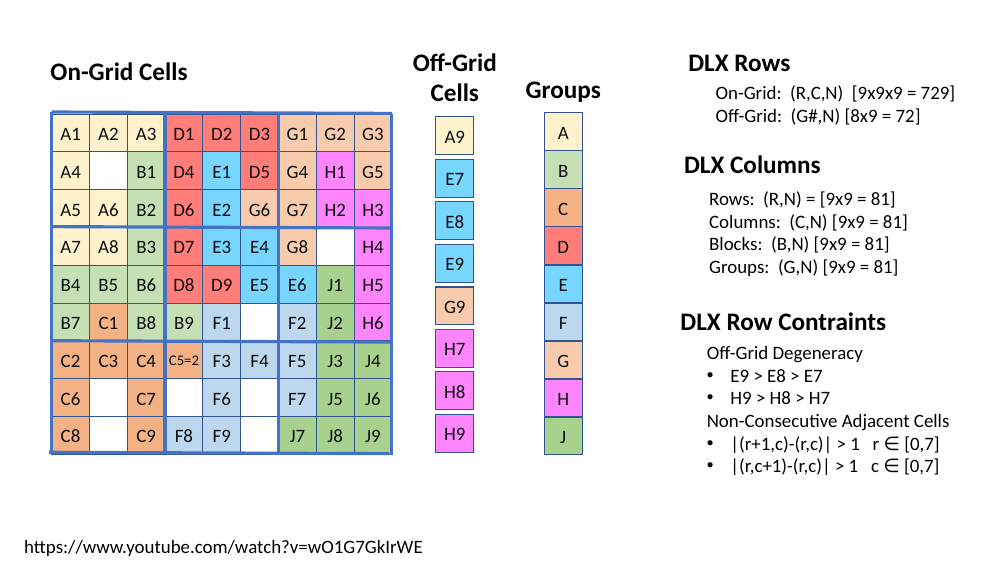
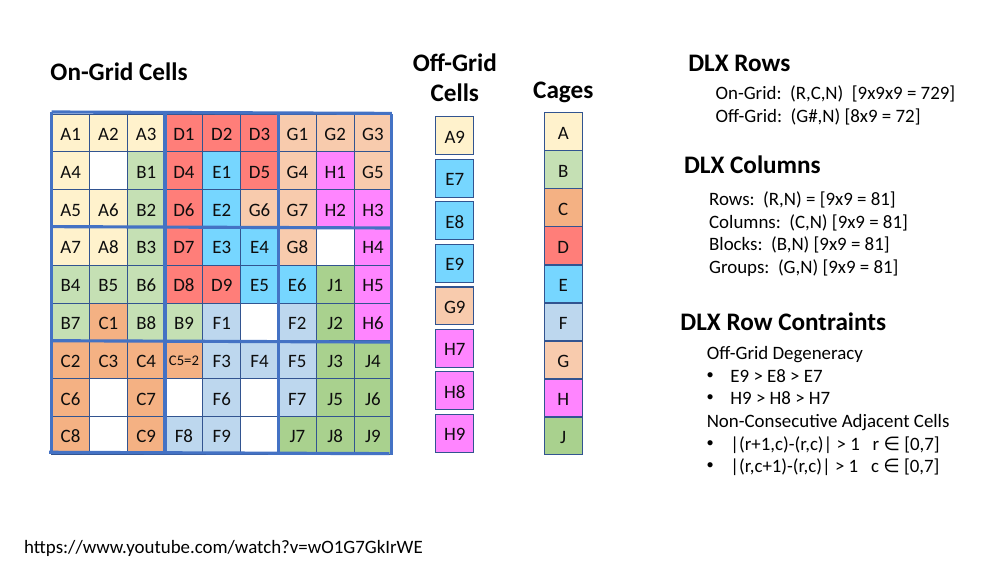
Before and after one commit to mikemayer67/impossible_sudoku, a slide deck: slide 1 of dlx_head.pptx. Drawn at 1008x567 pixels with LibreOffice and Linux fonts; fonts in the diff are those of the drawing. Boxes give left, top, right and bottom in pixels: in the first picture for what was removed or moved away, otherwise in the second. Text is boxed around its words. In the diff, an @@ line names an element or a change of style, - is before the commit and + after.

```diff
--- a/dlx_head.pptx
+++ b/dlx_head.pptx
@@ text at (x1=533, y1=81, x2=593, y2=103): text changed @@
-Groups
+Cages
```
Also in this commit, not shown: 3 other files.
